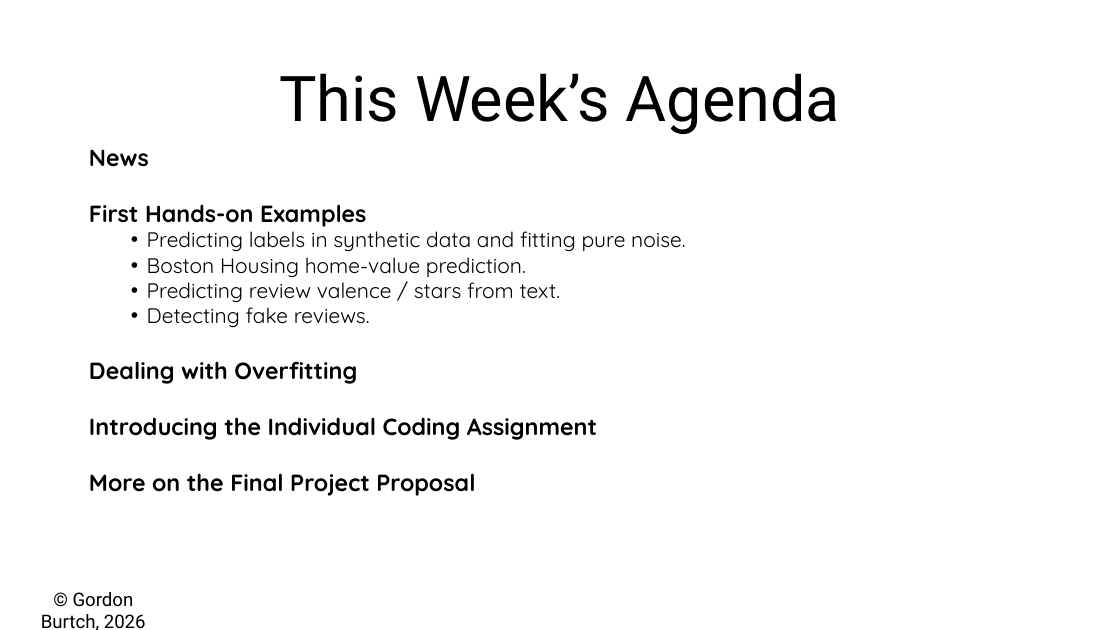
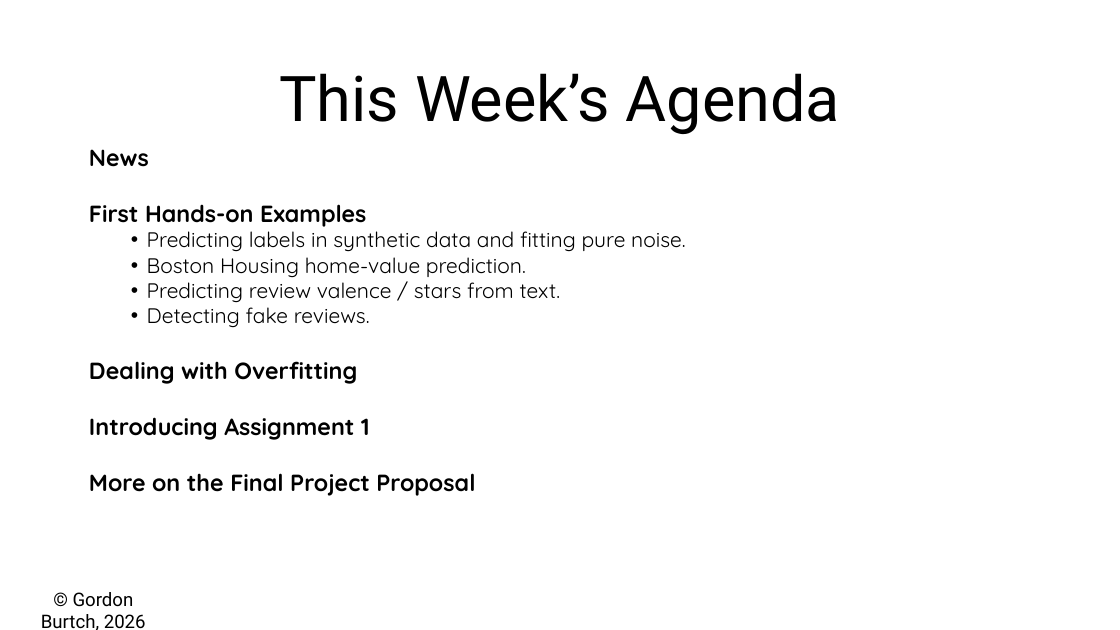
Before and after one commit to gburtch/BA865-2026, a slide deck: slide 3 of 4_Mar 26/4 - Model Fitting.pptx (slide 2 before the commit). Drawn at 1120x630 pixels with LibreOffice and Linux fonts; fonts in the diff are those of the drawing. Boxes give left, top, right and bottom in pixels: in the first picture for what was removed or moved away, otherwise in the second. Text is boxed around its words. In the diff, an @@ line names an element or a change of style, - is before the commit and + after.

```diff
--- a/4_Mar 26/4 - Model Fitting.pptx
+++ b/4_Mar 26/4 - Model Fitting.pptx
@@ text at [89, 417, 369, 440]: text changed @@
-Introducing the Individual Coding Assignment
+Introducing Assignment 1
```
Also in this commit, not shown: 2 other slides changed, 1 slide added, 2 other files.
